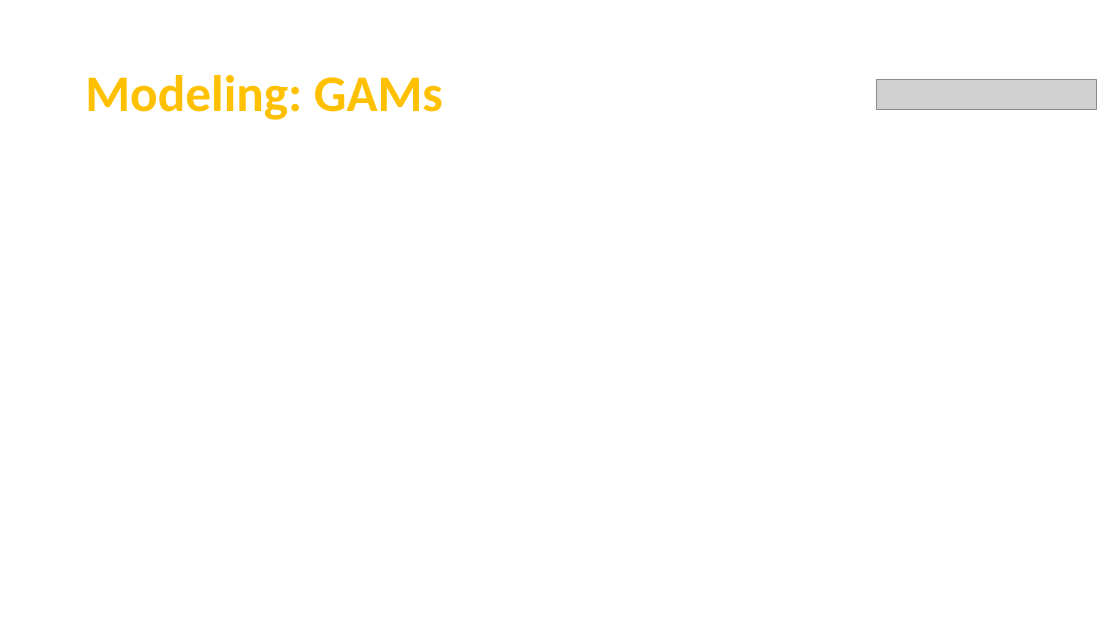
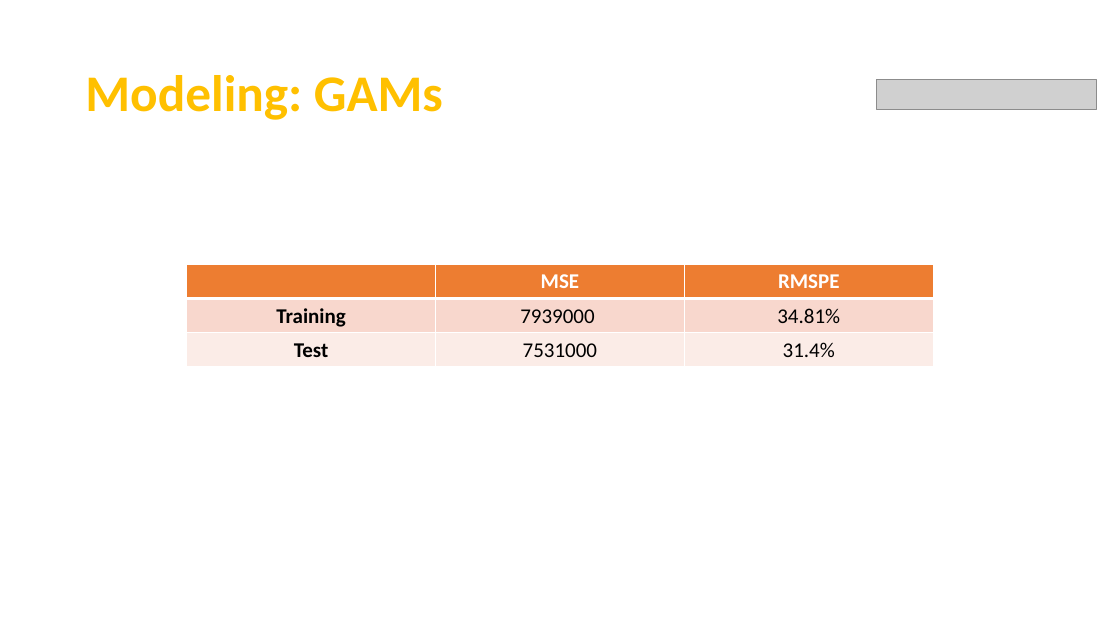
Before and after one commit to Team7-MSBA/Machine-Learning-Final-Project, a slide deck: slide 15 of FinalPresentation.pptx (slide 14 before the commit). Drawn at 1120x630 pixels with LibreOffice and Linux fonts; fonts in the diff are those of the drawing; grey boxes stand for pictures. Boxes give left, top, right and bottom in pixels: in the first picture for what was removed or moved away, otherwise in the second. Text is boxed around its words. In the diff, an @@ line names an element or a change of style, - is before the commit and + after.

```diff
--- a/FinalPresentation.pptx
+++ b/FinalPresentation.pptx
@@ table added at [187,265,933,367], 3 rows, 3 columns @@
+ | MSE | RMSPE
+Training | 7939000 | 34.81%
+Test | 7531000 | 31.4%
```
Also in this commit, not shown: 9 other slides changed, 5 slides added, 1 slide removed.
